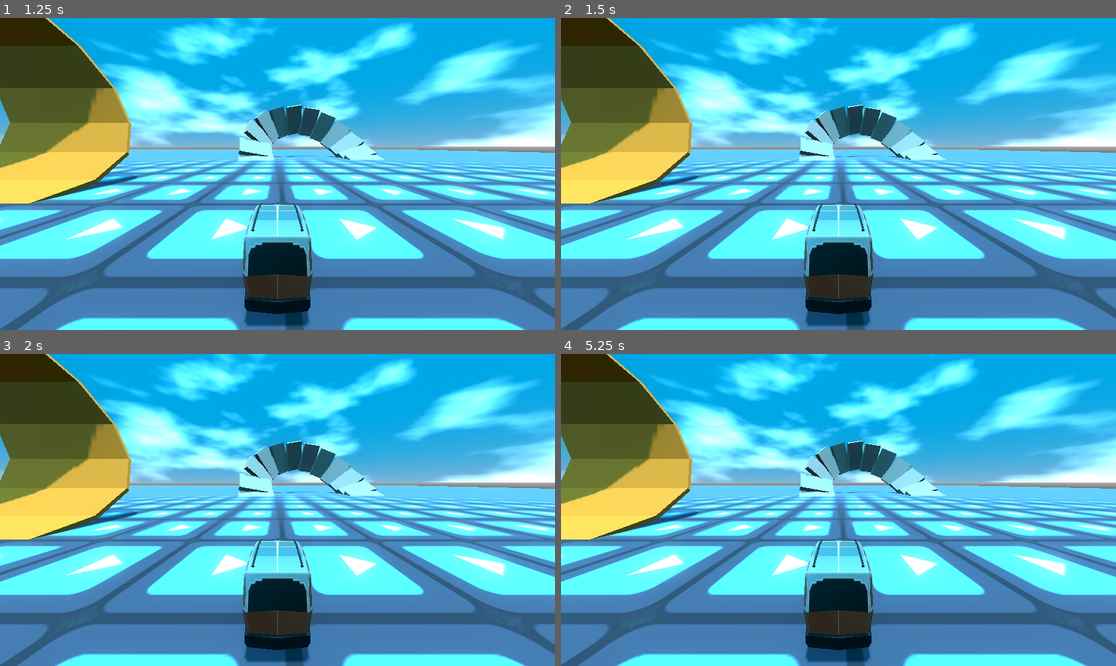
Above: before the commit, frames 1-4 (two rows, left to right).
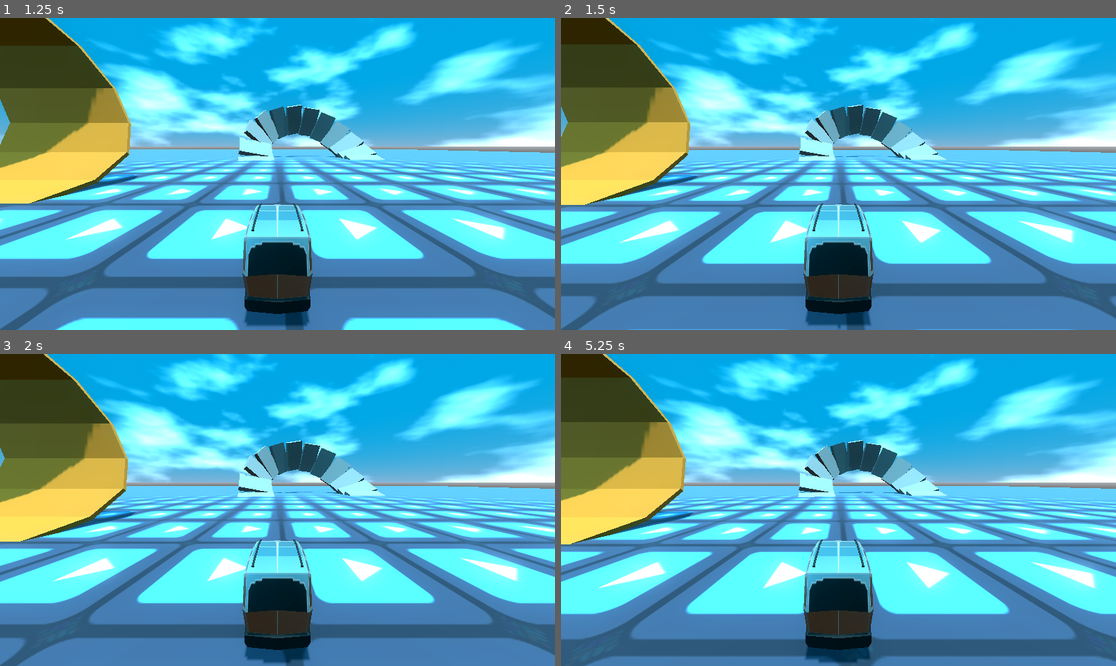
Above: after the commit, the same moments.

Repository: RecruitZer0/rally-work-ahead
Game: Godot game, scene res://main.tscn
Two runs of this game, one before a commit and one after it. Both use one fixed random seed, a clock stepped at 60 frames per second and the inputs below. The engine's default icon, where the game draws it, is replaced by a stand-in: a white triangle on a blue panel in a dark square.
Inputs:
- Up to frame 1 (1.25 s): tap Enter at 0.5 s
- Up to frame 2 (1.5 s): tap Space at 1.25 s
- Up to frame 3 (2 s): no input
- Up to frame 4 (5.25 s): tap Enter at 3.5 s; tap Space at 4.25 s

Frame 1 is identical in both runs. In frame 2, 12% of the frame differs, in the area x 0-100%, y 0-100%; in frame 3, 17%; in frame 4, 25%.

Commit message:
Implement Nitro feature By holding space, the car activates Nitro and gets faster, with Nitro, your gravity is considerably lower and it's possible to fly with it.

Diff:
--- /dev/null
+++ b/_editor_stuff/debug_features/car_debug_info.gd
@@ -0,0 +1,21 @@
+extends Label
+
+@export var car: RigidBody3D
+@onready var nitro: Node = car.get_node("Nitro")
+
+func _process(_delta: float) -> void:
+	text = "
+	Position: %s
+	Velocity: %s
+	Speed: %s
+	Speed Limit: %s
+	Nitro Fuel: %s
+	Nitro cooldown: %s
+	" % \
+	[car.global_position,
+	car.linear_velocity,
+	car.linear_velocity.dot(-car.mesh.basis.z),
+	car.speed_limit,
+	nitro.fuel,
+	nitro.replenish_cooldown
+	]
--- /dev/null
+++ b/_editor_stuff/debug_features/car_debug_info.tscn
@@ -0,0 +1,8 @@
+[gd_scene load_steps=2 format=3 uid="uid://dlkdu7pdhqn51"]
+
+[ext_resource type="Script" path="res://_editor_stuff/debug_features/car_debug_info.gd" id="1_1pytt"]
+
+[node name="CarDebugInfo" type="Label"]
+offset_right = 1.0
+offset_bottom = 23.0
+script = ExtResource("1_1pytt")
--- /dev/null
+++ b/packed_scenes/player_car/nitro_script.gd
@@ -0,0 +1,38 @@
+@tool
+extends Node
+
+@export_category("Nitro")
+@export_range(0, 100, 0.1, "suffix:%") var fuel := 100.0
+@export_range(0, 1, 0.01, "or_greater", "hide_slider") var force_multiplier := 0.35
+@export_range(0, 20, 0.1, "or_greater", "hide_slider", "suffix:%/s") var fuel_usage := 20.0
+@export_range(0, 100, 0.1, "suffix:%") var falloff_start := 15.0
+
+var activated := false
+var replenish_cooldown := 3.0
+
+const BASE_POWER := 50.0
+
+@onready var parent: RigidBody3D = get_parent()
+
+
+func _physics_process(delta: float) -> void:
+	if Engine.is_editor_hint(): return
+
+	replenish_cooldown = move_toward(replenish_cooldown, 0, delta)
+	if replenish_cooldown == 0:
+		fuel = move_toward(fuel, 100, delta * fuel_usage * 1.3)
+
+
+	if Input.is_action_pressed(parent.listen_to + "_nitro") and fuel > 0:
+		activated = true
+		fuel = move_toward(fuel, 0, delta * fuel_usage)
+		replenish_cooldown = 3.0
+		parent.apply_central_force(-parent.mesh.basis.z * get_nitro_force() * BASE_POWER)
+	else:
+		activated = false
+
+
+func get_nitro_force() -> float:
+	if not activated:
+		return 0
+	return clampf(fuel**2, 0, falloff_start**2) / falloff_start**2
--- a/packed_scenes/player_car/player_car.gd
+++ b/packed_scenes/player_car/player_car.gd
@@ -3,26 +3,66 @@
 
 @export_enum("keyboard", "gamepad1", "gamepad2", "gamepad3") var listen_to: String = "keyboard"
 @export_category("Car Player")
-@export var acceleration := 64.0
-@export var max_speed := 24.0
+@export var acceleration := 56.0
+@export var max_speed := 32.0
 
 const STEER_ANGLE := 18.0
-const TURN_SPEED := 7.5
+const TURN_SPEED := 6.0
 const MESH_OFFSET := Vector3(0, -0.6, 0)
 
 
 @onready var mesh: Node3D = $Mesh
 @onready var mesh_parts: Array[Node] = mesh.get_children()
 @onready var collision: CollisionShape3D = $Collision
+@onready var camera: Camera3D = $Camera
 @onready var ground_ray: RayCast3D = $GroundRay
 @onready var abs_ground_ray: RayCast3D = $AbsoluteGroundRay
-@onready var camera: Camera3D = $Camera
+@onready var nitro: Node = $Nitro
 
 
 var ws_input := 0.0
 var ad_input := 0.0
+@onready var speed_limit := 0.0
 
-func _physics_process(_delta: float) -> void:
+func _physics_process(delta: float) -> void:
+	if ground_ray.is_colliding():
+		apply_central_force(-mesh.basis.z * ws_input * acceleration)
+
+
+	speed_limit = move_toward(speed_limit, max_speed + (max_speed * nitro.get_nitro_force() * nitro.force_multiplier), acceleration * delta)
+	linear_velocity = linear_velocity.limit_length(speed_limit)
+
+
+	for part in mesh_parts:
+		if part.name == "Body": continue
+		part.rotation.x = fmod(part.rotation.x + deg_to_rad(linear_velocity.dot(-mesh.basis.z)), 2*PI)
+		if part.name.begins_with("F"):
+			part.rotation.y = ad_input * 1.75
+
+func _process(delta: float) -> void:
+	_children_positions()
+	if Engine.is_editor_hint():
+		mesh.rotation = rotation
+		return
+
+	_handle_inputs()
+	_handle_particles()
+
+	#print(linear_velocity.dot(-mesh.basis.z))
+	#print(speed_limit)
+
+	var new_rotation = mesh.basis.rotated(mesh.global_basis.y, ad_input * deg_to_rad(STEER_ANGLE))
+	mesh.basis = mesh.basis.slerp(new_rotation, TURN_SPEED * delta)
+	mesh.global_transform = mesh.global_transform.orthonormalized()
+
+	_align_mesh_to_ground(delta)
+
+
+func _handle_inputs() -> void:
+	ws_input = Input.get_axis(listen_to + "_backward", listen_to + "_forward")
+	ad_input = move_toward(ad_input, Input.get_axis(listen_to + "_right", listen_to + "_left") * clampf(linear_velocity.dot(-mesh.basis.z) / max_speed, -1, 1), 10 * get_process_delta_time())
+
+func _children_positions() -> void:
 	mesh.global_position = global_position + MESH_OFFSET
 	ground_ray.global_position = global_position
 	ground_ray.rotation = mesh.rotation
@@ -30,50 +70,24 @@
 	camera.global_position = global_position + (mesh.basis.y * 4) + (mesh.basis.z * 6.25)
 	camera.rotation = Vector3(mesh.rotation.x - PI/18, mesh.rotation.y, 0)
 
+func _align_mesh_to_ground(delta: float) -> void:
+	var ground_normal: Vector3
 	if ground_ray.is_colliding():
-		apply_central_force(-mesh.basis.z * ws_input)
-	linear_velocity = linear_velocity.limit_length(max_speed)
-	for part in mesh_parts:
-		if part.name == "Body": continue
-		part.rotation.x = fmod(part.rotation.x + deg_to_rad(linear_velocity.dot(-mesh.basis.z)), 2*PI)
-		if part.name.begins_with("F"):
-			part.rotation.y = ad_input * 1.75
+		ground_normal = ground_ray.get_collision_normal()
+	elif abs_ground_ray.is_colliding():
+		ground_normal = abs_ground_ray.get_collision_normal()
+	else:
+		return
+	var xform := mesh.global_transform
 
-func _process(delta: float) -> void:
-	if Engine.is_editor_hint():
-		mesh.rotation = rotation
-		return
+	xform.basis.y = ground_normal
+	xform.basis.x = -xform.basis.z.cross(ground_normal)
+	xform = xform.orthonormalized()
 
-	_handle_inputs()
-	_particles()
-
-	var new_rotation = mesh.basis.rotated(mesh.basis.y, ad_input)
-	mesh.basis = mesh.basis.slerp(new_rotation, TURN_SPEED * delta)
-	mesh.global_transform = mesh.global_transform.orthonormalized()
-
-	if ground_ray.is_colliding():
-		var ground_normal = ground_ray.get_collision_normal()
-		var xform = align_with_y(ground_normal)
-		mesh.global_transform = mesh.global_transform.interpolate_with(xform, 10.0 * delta)
-	elif abs_ground_ray.is_colliding():
-		var ground_normal = abs_ground_ray.get_collision_normal()
-		var xform = align_with_y(ground_normal)
-		mesh.global_transform = mesh.global_transform.interpolate_with(xform, 10.0 * delta)
+	mesh.global_transform = mesh.global_transform.interpolate_with(xform, 10.0 * delta)
 
 
-func _handle_inputs() -> void:
-	ws_input = Input.get_axis(listen_to + "_backward", listen_to + "_forward") * acceleration
-	ad_input = move_toward(ad_input, Input.get_axis(listen_to + "_right", listen_to + "_left") * deg_to_rad(STEER_ANGLE) * (linear_velocity.dot(-mesh.basis.z) / max_speed), get_process_delta_time() * TURN_SPEED)
-
-
-func align_with_y(ground_normal) -> Transform3D:
-	var xform = mesh.global_transform
-	xform.basis.y = ground_normal
-	xform.basis.x = -xform.basis.z.cross(ground_normal)
-	return xform.orthonormalized()
-
-
-func _particles() -> void:
+func _handle_particles() -> void:
 	var particles = mesh.get_node("Particles") as GPUParticles3D
 	if not particles: return
 
--- a/packed_scenes/player_car/player_car.tscn
+++ b/packed_scenes/player_car/player_car.tscn
@@ -1,10 +1,11 @@
-[gd_scene load_steps=12 format=3 uid="uid://mehcoqiwn03a"]
+[gd_scene load_steps=13 format=3 uid="uid://mehcoqiwn03a"]
 
 [ext_resource type="Script" path="res://packed_scenes/player_car/player_car.gd" id="1_sbgvq"]
 [ext_resource type="PackedScene" uid="uid://ciotp56uvib5o" path="res://assets/models/player_car/player car.glb" id="2_w2y0y"]
+[ext_resource type="Script" path="res://packed_scenes/player_car/nitro_script.gd" id="3_ywpr4"]
 
 [sub_resource type="PhysicsMaterial" id="PhysicsMaterial_3dfmj"]
-bounce = 0.2
+bounce = 0.15
 
 [sub_resource type="Curve" id="Curve_y8n1i"]
 max_value = 2.0
@@ -58,7 +59,7 @@
 [node name="PlayerCar" type="RigidBody3D"]
 collision_mask = 30
 physics_material_override = SubResource("PhysicsMaterial_3dfmj")
-gravity_scale = 3.0
+gravity_scale = 3.5
 angular_damp = 15.0
 script = ExtResource("1_sbgvq")
 
@@ -80,19 +81,21 @@
 
 [node name="GroundRay" type="RayCast3D" parent="."]
 top_level = true
-target_position = Vector3(0, -3, 0)
-collision_mask = 6
-hit_from_inside = true
+target_position = Vector3(0, -4, 0)
+collision_mask = 2
 collide_with_areas = true
 
 [node name="AbsoluteGroundRay" type="RayCast3D" parent="."]
 top_level = true
-target_position = Vector3(0, -3, 0)
-collision_mask = 22
-hit_from_inside = true
+target_position = Vector3(0, -4, 0)
+collision_mask = 18
 collide_with_areas = true
 
 [node name="Camera" type="Camera3D" parent="."]
 transform = Transform3D(1, 0, 0, 0, 0.984808, 0.173648, 0, -0.173648, 0.984808, 0, 4, 6.25)
 top_level = true
 fov = 90.0
+
+[node name="Nitro" type="Node" parent="."]
+script = ExtResource("3_ywpr4")
+falloff_start = null
